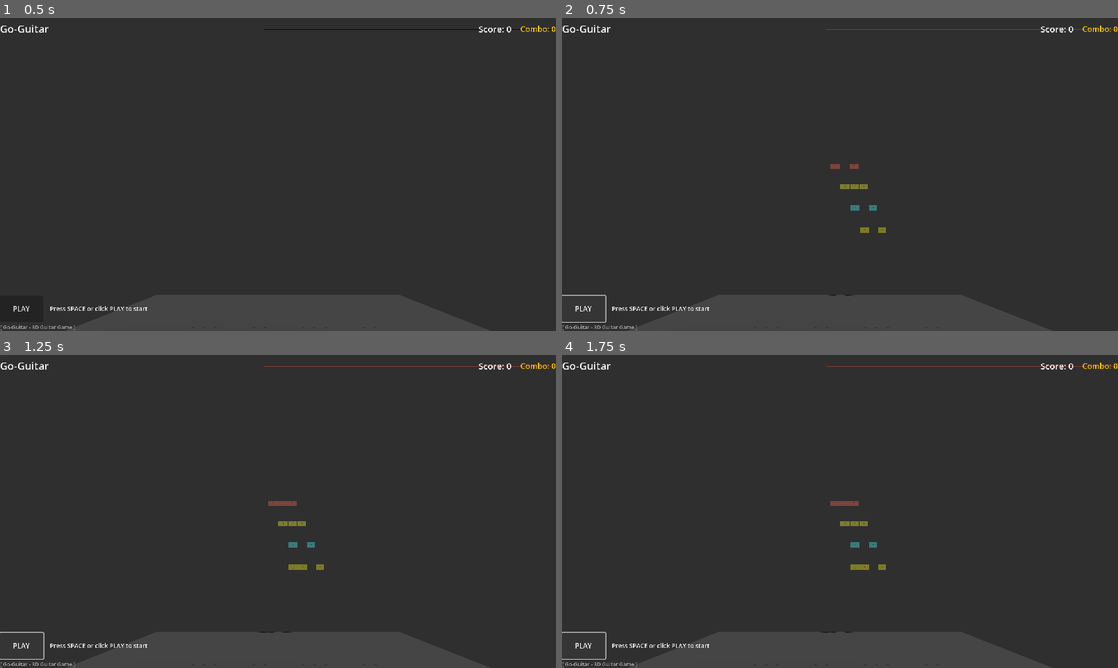
Above: before the commit, frames 1-4 (two rows, left to right).
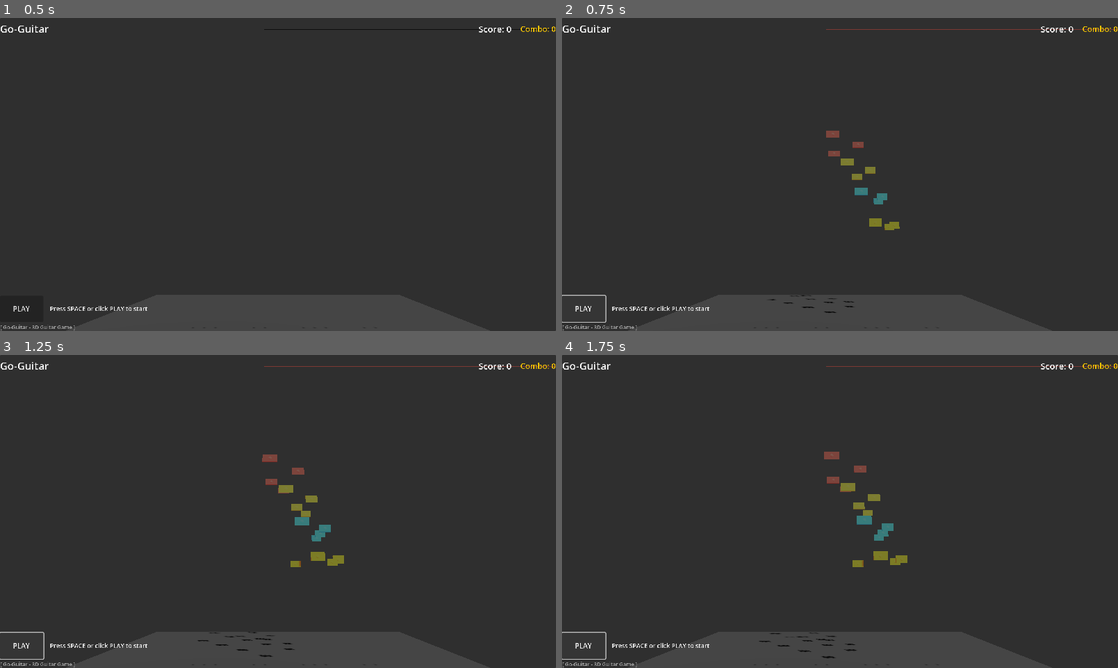
Above: after the commit, the same moments.

Repository: goguitar/go-guitar
Game: Godot game, scene res://scenes/main.tscn
Two runs of this game, one before a commit and one after it. Both use one fixed random seed, a clock stepped at 60 frames per second and the inputs below.
Inputs:
- Up to frame 1 (0.5 s): no input
- Up to frame 2 (0.75 s): click "PLAY" at 0.5 s
- Up to frame 3 (1.25 s): no input
- Up to frame 4 (1.75 s): click "PLAY" at 1.25 s

Frame 1 is identical in both runs. In frame 2, 0.8% of the frame differs, in the area x 37-61%, y 36-95%; in frame 3, 1.1%; in frame 4, 1.1%, in the area x 35-63%, y 30-97%.
Error before the commit: Invalid call to function 'get' in base 'Node3D'. Expected 1 arguments. (res://scripts/note_manager.gd:149)
Error after the commit: Invalid type in function 'set_lane_intensities' in base 'Node3D (highway.gd)'. The array of argument 1 (Array) does not have the same element type as the expec…

Commit message:
fix: Use get_meta/set_meta instead of get/set for Node metadata (issue #5)

Diff:
--- a/godot-game/scripts/chord_manager.gd
+++ b/godot-game/scripts/chord_manager.gd
@@ -59,10 +59,10 @@
 		return null
 
 	chord.visible = true
-	chord.set("time", time)
-	chord.set("hit", false)
-	chord.set("miss_time", -1.0)
-	chord.set("notes", notes)
+	chord.set_meta("time", time)
+	chord.set_meta("hit", false)
+	chord.set_meta("miss_time", -1.0)
+	chord.set_meta("notes", notes)
 
 	var min_fret := 999
 	var max_fret := -1
@@ -170,15 +170,15 @@
 	var chords_to_remove: Array = []
 
 	for chord in _active_chords:
-		var chord_time: float = chord.get("time", 0.0)
+		var chord_time: float = chord.get_meta("time", 0.0)
 		var z := STRIKE_Z - (chord_time - song_time) * TRAVEL_SPEED
 		chord.position.z = z
 
-		var hit: bool = chord.get("hit", false)
-		var miss_time: float = chord.get("miss_time", -1.0)
+		var hit: bool = chord.get_meta("hit", false)
+		var miss_time: float = chord.get_meta("miss_time", -1.0)
 
 		if not hit and z <= STRIKE_Z:
-			chord.set("miss_time", song_time)
+			chord.set_meta("miss_time", song_time)
 			if game_controller and game_controller.has_method("chord_missed"):
 				game_controller.chord_missed()
 
@@ -186,7 +186,7 @@
 			chords_to_remove.append(chord)
 
 		if hit:
-			var hit_start: float = chord.get("hit_time", song_time)
+			var hit_start: float = chord.get_meta("hit_time", song_time)
 			var t := song_time - hit_start
 			if t > 0.3:
 				chords_to_remove.append(chord)
@@ -195,18 +195,18 @@
 		_return_chord(chord)
 
 func hit_chord(chord: Node3D) -> void:
-	chord.set("hit", true)
-	chord.set("hit_time", 0.0)
+	chord.set_meta("hit", true)
+	chord.set_meta("hit_time", 0.0)
 	if game_controller and game_controller.has_method("get_song_time"):
-		chord.set("hit_time", game_controller.get_song_time())
+		chord.set_meta("hit_time", game_controller.get_song_time())
 
 func _return_chord(chord: Node3D) -> void:
 	var idx := _active_chords.find(chord)
 	if idx >= 0:
 		_active_chords.remove_at(idx)
 	chord.visible = false
-	chord.set("hit", false)
-	chord.set("miss_time", -1.0)
+	chord.set_meta("hit", false)
+	chord.set_meta("miss_time", -1.0)
 
 	var frame := chord.get_node("Frame") as Node3D
 	if frame:
--- a/godot-game/scripts/note_manager.gd
+++ b/godot-game/scripts/note_manager.gd
@@ -82,12 +82,12 @@
 		return null
 
 	note.visible = true
-	note.set("fret", fret)
-	note.set("string_idx", string_idx)
-	note.set("time", time)
-	note.set("duration", duration)
-	note.set("hit", false)
-	note.set("miss_time", -1.0)
+	note.set_meta("fret", fret)
+	note.set_meta("string_idx", string_idx)
+	note.set_meta("time", time)
+	note.set_meta("duration", duration)
+	note.set_meta("hit", false)
+	note.set_meta("miss_time", -1.0)
 
 	var x: float = _fret_mid_world_x(fret - 1)
 	var y: float = _string_world_y(string_idx)
@@ -146,18 +146,18 @@
 	var notes_to_remove: Array = []
 
 	for note in _active_notes:
-		var note_time: float = note.get("time", 0.0)
+		var note_time: float = note.get_meta("time", 0.0)
 		var z := STRIKE_Z - (note_time - song_time) * TRAVEL_SPEED
 		note.position.z = z
 
 		var finger := note.get_node("Finger") as MeshInstance3D
 		var tail := note.get_node("Tail") as MeshInstance3D
 
-		var hit: bool = note.get("hit", false)
-		var miss_time: float = note.get("miss_time", -1.0)
+		var hit: bool = note.get_meta("hit", false)
+		var miss_time: float = note.get_meta("miss_time", -1.0)
 
 		if not hit and z <= STRIKE_Z:
-			note.set("miss_time", song_time)
+			note.set_meta("miss_time", song_time)
 			if game_controller and game_controller.has_method("note_missed"):
 				game_controller.note_missed()
 
@@ -165,7 +165,7 @@
 			notes_to_remove.append(note)
 
 		if hit:
-			var hit_start: float = note.get("hit_time", song_time)
+			var hit_start: float = note.get_meta("hit_time", song_time)
 			var t := song_time - hit_start
 			if t > 0.3:
 				notes_to_remove.append(note)
@@ -191,18 +191,18 @@
 		_return_note(note)
 
 func hit_note(note: Node3D) -> void:
-	note.set("hit", true)
-	note.set("hit_time", 0.0)
+	note.set_meta("hit", true)
+	note.set_meta("hit_time", 0.0)
 	if game_controller and game_controller.has_method("get_song_time"):
-		note.set("hit_time", game_controller.get_song_time())
+		note.set_meta("hit_time", game_controller.get_song_time())
 
 func _return_note(note: Node3D) -> void:
 	var idx := _active_notes.find(note)
 	if idx >= 0:
 		_active_notes.remove_at(idx)
 	note.visible = false
-	note.set("hit", false)
-	note.set("miss_time", -1.0)
+	note.set_meta("hit", false)
+	note.set_meta("miss_time", -1.0)
 
 static func chart_fret_pos(fret_num: float) -> float:
 	return SCALE_LENGTH - (SCALE_LENGTH / pow(2.0, fret_num / 12.0))
